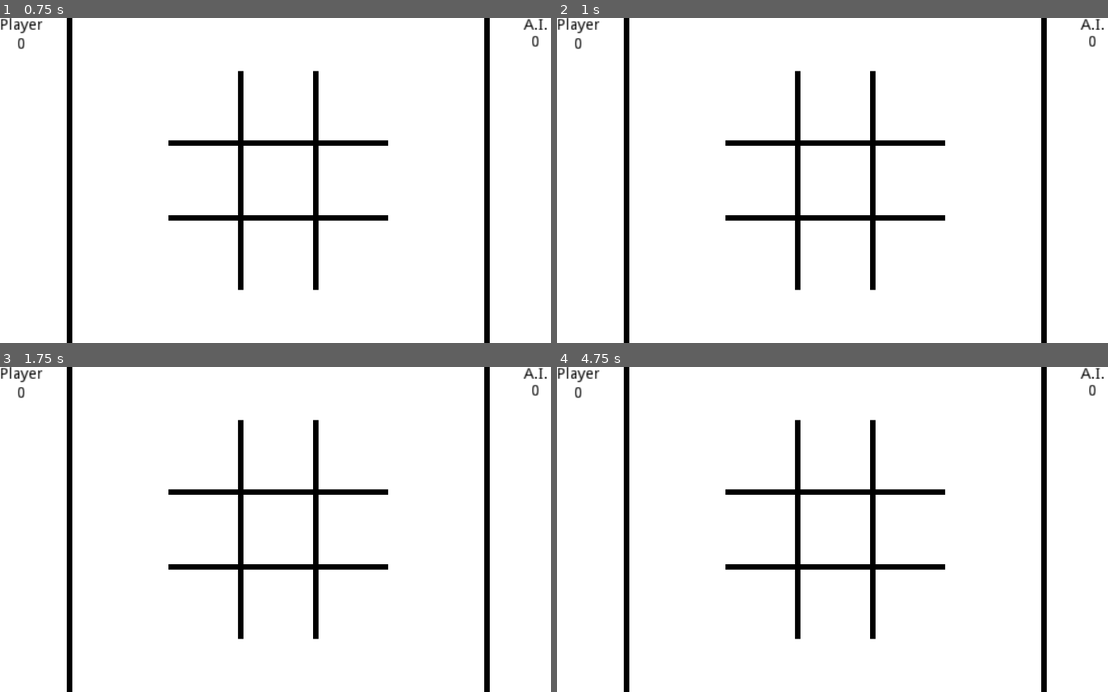
Above: before the commit, frames 1-4 (two rows, left to right).
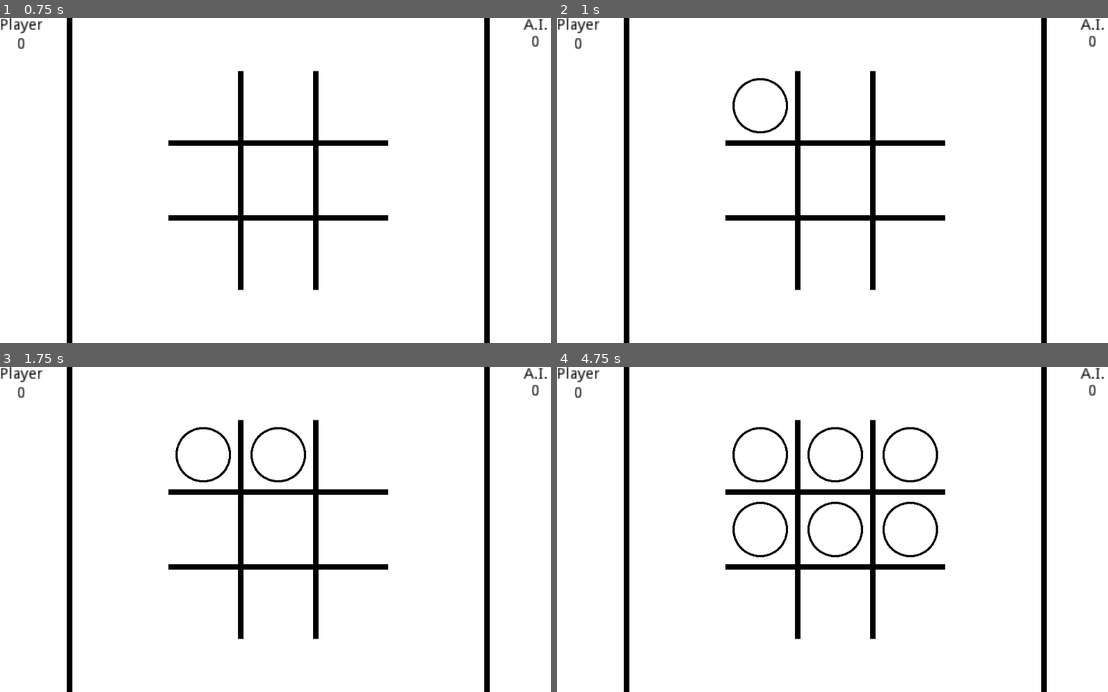
Above: after the commit, the same moments.

Repository: MGon025/CPSC481_Project
Game: Godot game, scene res://Board.tscn
Same seed, same stepped clock (60 frames per second), same inputs: the game is played once before the commit and once after it. The project has no main scene, so this scene is started directly.
Inputs (mouse positions are in pixels of both pictures, inside the frame that each line leads up to):
- Up to frame 1 (0.75 s): tap Enter at 0.5 s; move the mouse to (203, 105) at 0.52 s; click (203, 105) at 0.67 s
- Up to frame 2 (1 s): no input
- Up to frame 3 (1.75 s): tap Space at 1.25 s; move the mouse to (281, 454) at 1.27 s; click (281, 454) at 1.42 s
- Up to frame 4 (4.75 s): tap Enter at 2, 3.5 s; move the mouse to (909, 454) at 2.02 s; click (909, 454) at 2.17 s; tap Space at 2.75, 4.25 s; move the mouse to (760, 529) at 2.77 s; click (760, 529) at 2.92 s; move the mouse to (838, 529) at 3.52 s; click (838, 529) at 3.67 s; move the mouse to (909, 529) at 4.27 s; click (909, 529) at 4.42 s

Frame 1 is identical in both runs. In frame 2, 0.3% of the frame differs, in the area x 31-42%, y 18-36%; in frame 3, 0.5%; in frame 4, 1.5%, in the area x 31-70%, y 18-59%.

Commit message:
mark toggled on release
old: visibility toggled on click press
new: visibility toggled on click release

Diff:
--- a/tile.gd
+++ b/tile.gd
@@ -3,12 +3,25 @@
 signal mark_clicked
 
 var enabled = true
+var _selected = false
+var _click_saved = false
 
 
 func _ready():
-	if not is_connected("input_event", self, "_on_click"):
-		# warning-ignore:return_value_discarded
-		connect("input_event", self, "_on_click")
+	# warning-ignore:return_value_discarded
+	connect("input_event", self, "_on_click")
+	# warning-ignore:return_value_discarded
+	connect("mouse_exited", self, "_on_mouse_exit")
+	# warning-ignore:return_value_discarded
+	connect("mouse_entered", self, "_on_mouse_enter")
+
+
+func _input(event):
+	# forget that a tile was selected if mouse is released outside of the tile
+	if not (event is InputEventMouseButton):
+		return
+	if not event.is_pressed() and _click_saved:
+		_click_saved = false
 
 
 func turn_on(circle: bool):
@@ -26,9 +39,25 @@
 # called when a tile is left-clicked
 func _on_click(_viewport, event, _shape_idx):
 	if not (event is InputEventMouseButton) or\
-			not event.is_pressed() or\
 			not enabled:
 		return
-	enabled = false
-	emit_signal("mark_clicked")
-	print(self.name + " clicked & disabled!")
+	if event.is_pressed():
+		_selected = true
+		return
+	elif _selected:
+		_selected = false
+		enabled = false
+		turn_on(true)
+		emit_signal("mark_clicked")
+		print(self.name + " clicked & disabled!")
+
+
+func _on_mouse_exit():
+	_click_saved = true
+	_selected = false
+
+
+func _on_mouse_enter():
+	if _click_saved:
+		_selected = true
+		_click_saved = false
